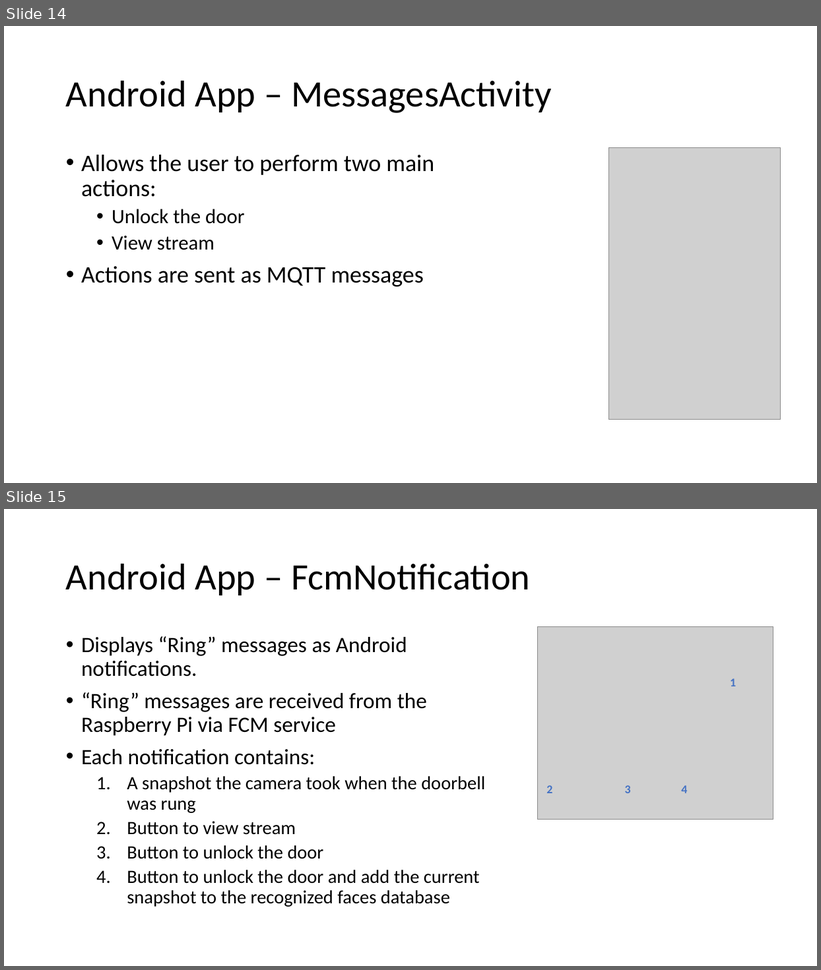
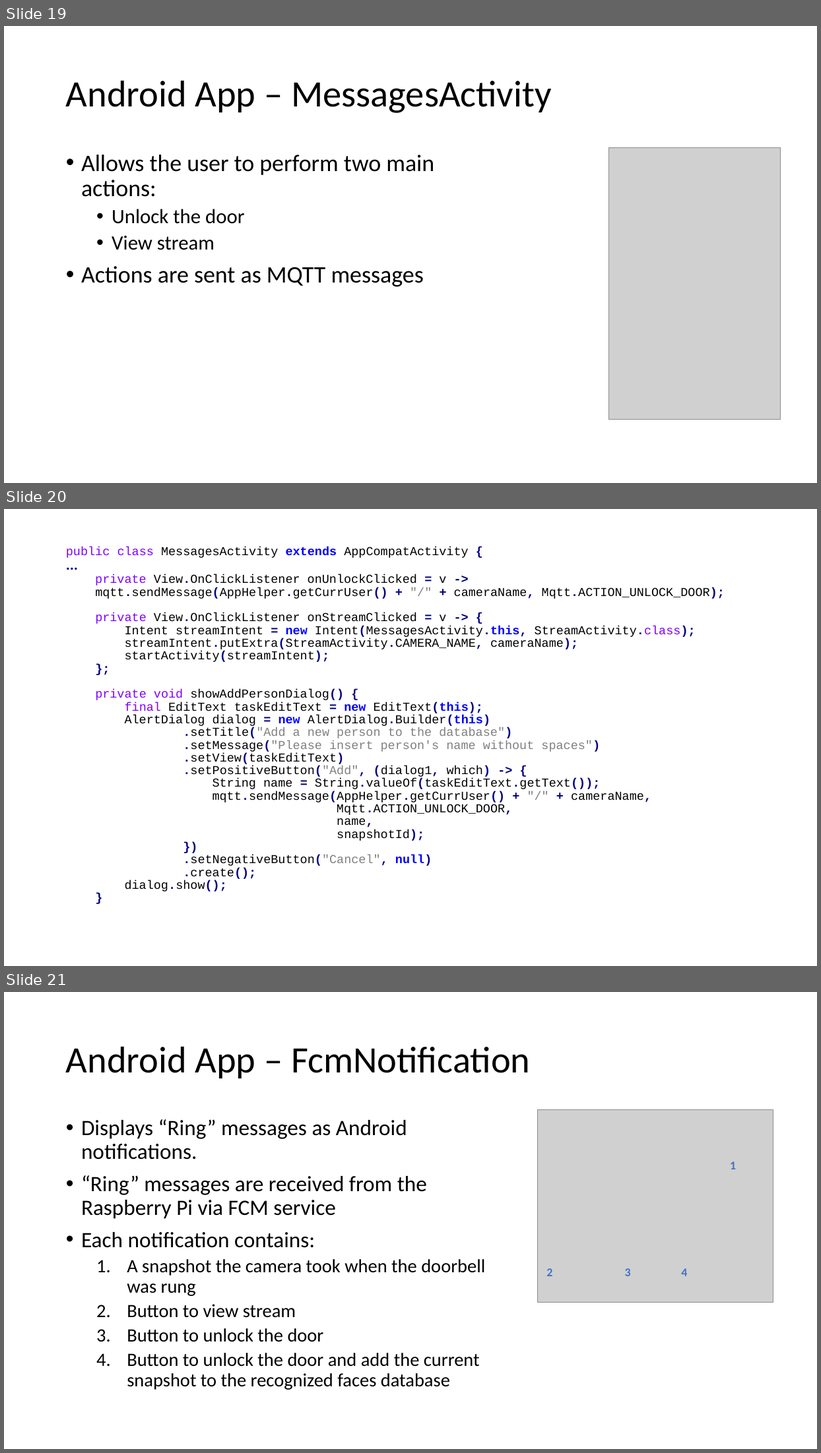
Before and after one commit to aamnony/Smart-Doorbell, a slide deck: docs/presentations/final.pptx. Shown one above the other, each under a label of ours: slides 14 and 15 before the commit, slides 19, 20 and 21 after it. The pictures are 821x970 and 821x1453 pixels, drawn with LibreOffice and Linux fonts; fonts in the diff are those of the drawing; grey boxes stand for pictures. Boxes give left, top, right and bottom in pixels: in the first picture for what was removed or moved away, otherwise in the second. Text is boxed around its words. In the diff, an @@ line names an element or a change of style, - is before the commit and + after.

```diff
--- a/docs/presentations/final.pptx
+++ b/docs/presentations/final.pptx
@@ slide 20 added at bbox=[4, 509, 817, 966], background #FFFFFF @@
@@ text added at bbox=[66, 547, 725, 892], 14.4 pt, text #000000 @@
+public class MessagesActivity extends AppCompatActivity {
+...
+private View.OnClickListener onUnlockClicked = v ->
+mqtt.sendMessage(AppHelper.getCurrUser() + "/" + cameraName, Mqtt.ACTION_UNLOCK_DOOR);
+private View.OnClickListener onStreamClicked = v -> {
+Intent streamIntent = new Intent(MessagesActivity.this, StreamActivity.class);
+streamIntent.putExtra(StreamActivity.CAMERA_NAME, cameraName);
+startActivity(streamIntent);
+};
+private void showAddPersonDialog() {
+final EditText taskEditText = new EditText(this);
+AlertDialog dialog = new AlertDialog.Builder(this)
+.setTitle("Add a new person to the database")
+.setMessage("Please insert person's name without spaces")
+.setView(taskEditText)
+.setPositiveButton("Add", (dialog1, which) -> {
+String name = String.valueOf(taskEditText.getText());
+mqtt.sendMessage(AppHelper.getCurrUser() + "/" + cameraName,
+Mqtt.ACTION_UNLOCK_DOOR,
+name,
+snapshotId);
+})
+.setNegativeButton("Cancel", null)
+.create();
+dialog.show();
+}
@@ what was slide 14 is now slide 19 @@
@@ what was slide 15 is now slide 21 @@
```
Also in this commit, not shown: 2 slides changed, 6 other slides added.
